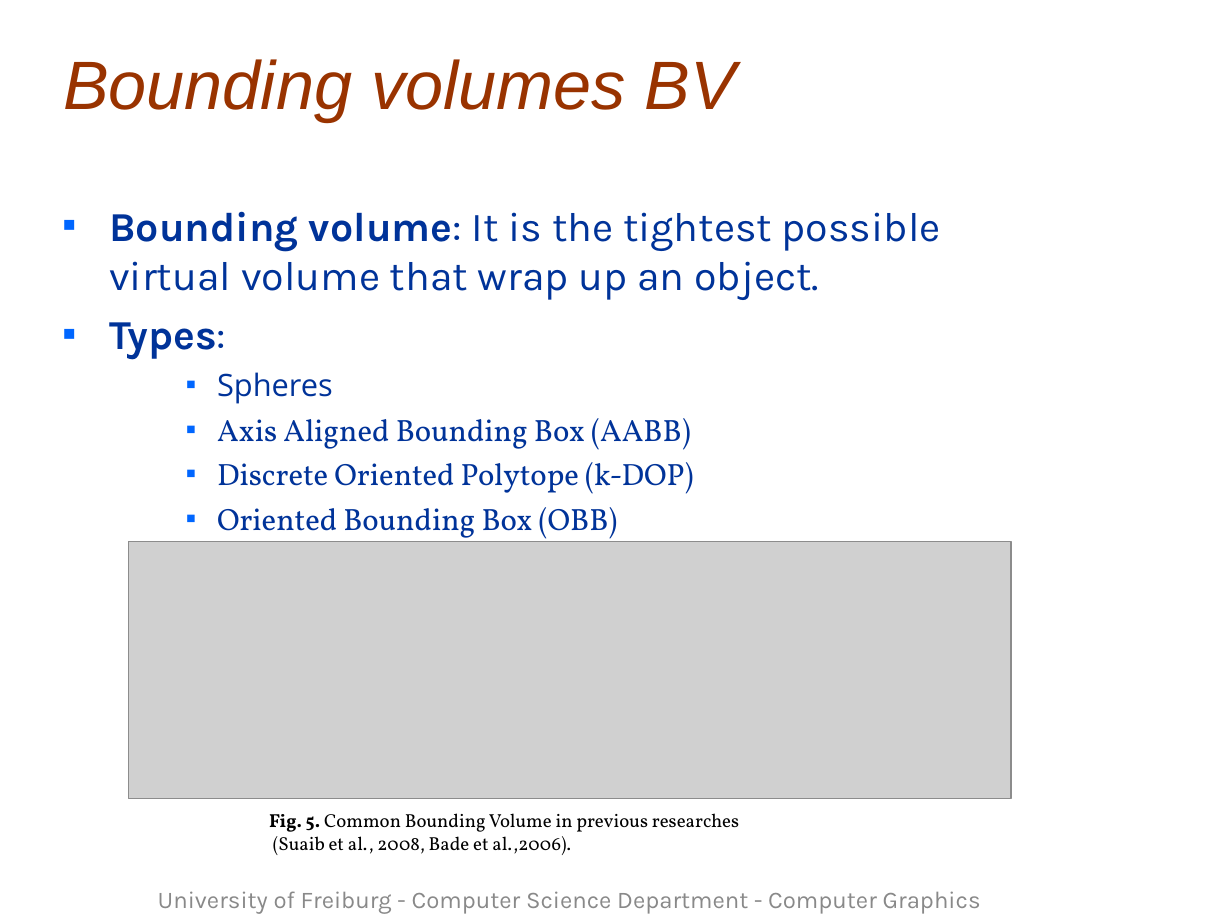
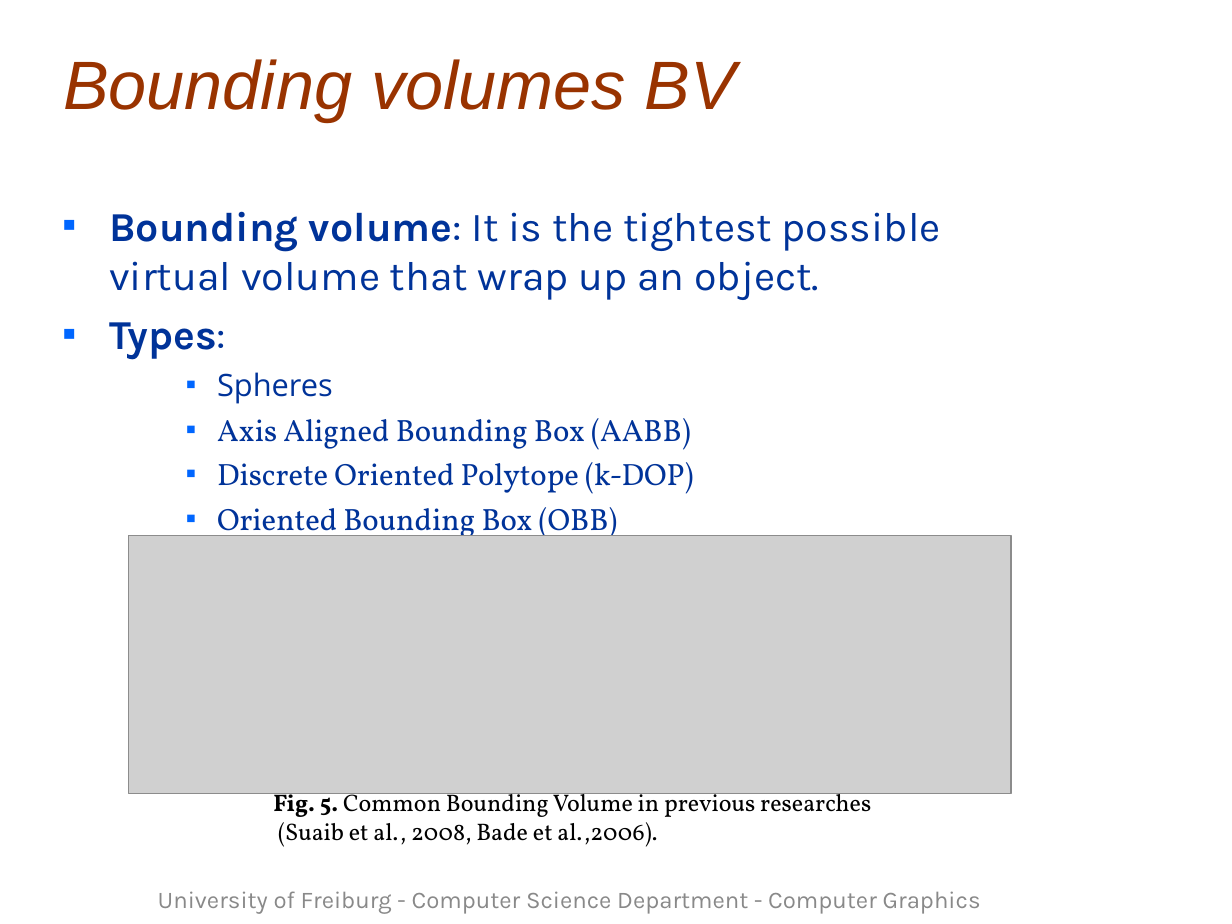
Before and after one commit to Alhajras/Raytracer, a slide deck: slide 10 of Seminar/template (1).ppt. Drawn at 1232x924 pixels with LibreOffice and Linux fonts; fonts in the diff are those of the drawing; grey boxes stand for pictures; background and template pictures are left out. Boxes give left, top, right and bottom in pixels: in the first picture for what was removed or moved away, otherwise in the second. Text is boxed around its words. In the diff, an @@ line names an element or a change of style, - is before the commit and + after.

```diff
--- a/Seminar/template (1).ppt
+++ b/Seminar/template (1).ppt
@@ picture moved from (x1=129, y1=541, x2=1011, y2=798) to (x1=129, y1=536, x2=1011, y2=793) @@
@@ text "Fig. 5. Common Bounding Volume ..." moved from (x1=269, y1=813, x2=739, y2=855) to (x1=273, y1=788, x2=871, y2=847) @@
@@ text "Fig. 5. Common Bounding Volume ..." at (x1=273, y1=788, x2=871, y2=847): size 11 to 14 pt @@
```
Also in this commit, not shown: 10 other slides changed, 3 slides added.
